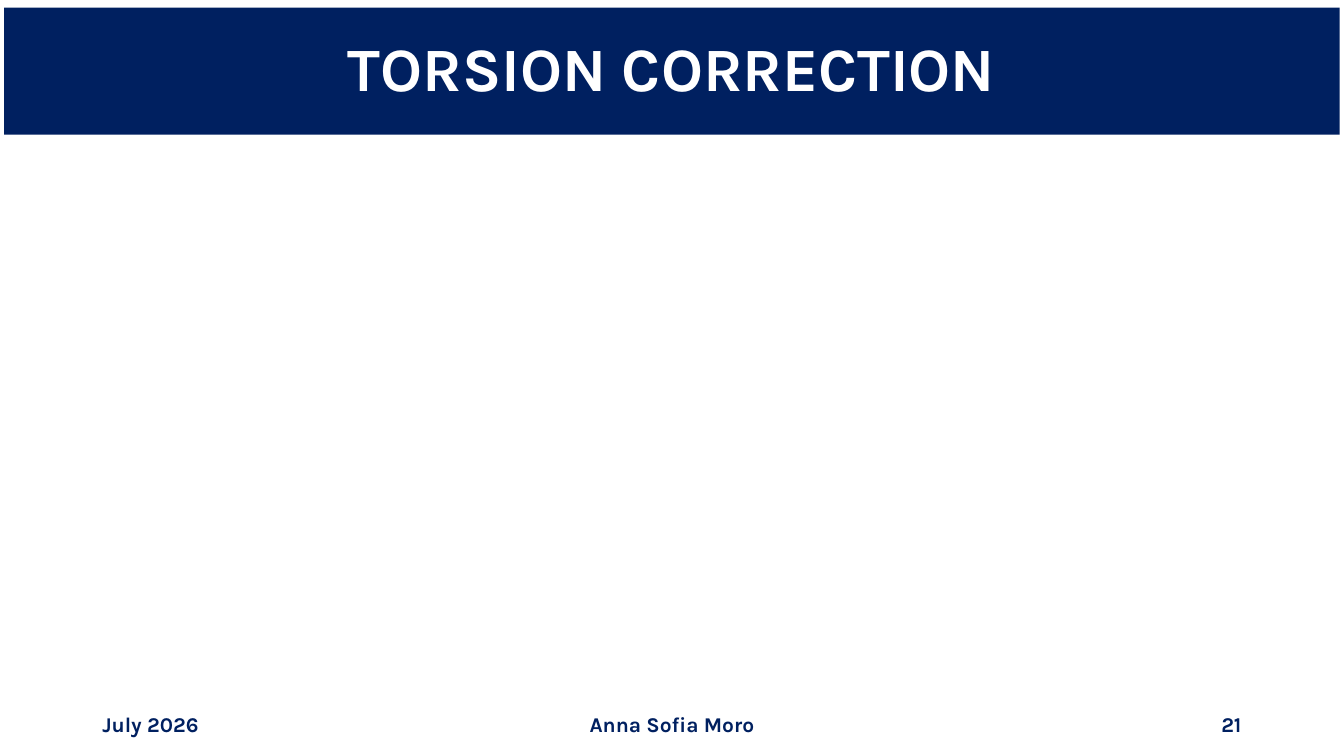
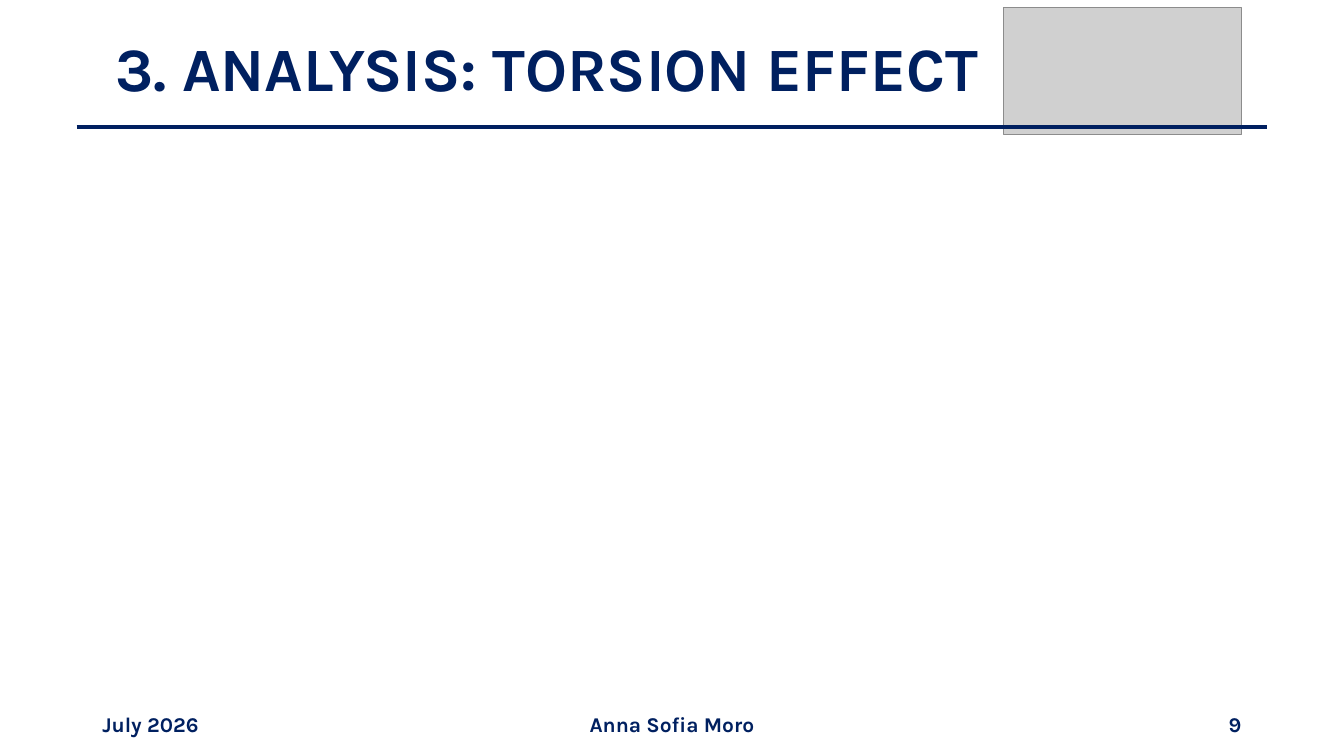
Before and after one commit to annaasofia/tesi, a slide deck: slide 9 of slides/week4.pptx (slide 21 before the commit). Drawn at 1344x756 pixels with LibreOffice and Linux fonts; fonts in the diff are those of the drawing; grey boxes stand for pictures. Boxes give left, top, right and bottom in pixels: in the first picture for what was removed or moved away, otherwise in the second. Text is boxed around its words. In the diff, an @@ line names an element or a change of style, - is before the commit and + after.

```diff
--- a/slides/week4.pptx
+++ b/slides/week4.pptx
@@ title "3. ANALYSIS: TORSION EFFECT": place and size @@
-title "3. ANALYSIS: TORSION EFFECT" at (4, 8, 1340, 135)
+title "3. ANALYSIS: TORSION EFFECT" at (115, 50, 978, 92)
@@ title "3. ANALYSIS: TORSION EFFECT" at (115, 50, 978, 92): fill #002060 to none @@
@@ picture added at (1004, 8, 1242, 135) @@
@@ title at (115, 50, 978, 92): text changed; text colour #FFFFFF to #002060 @@
-TORSION CORRECTION
+3. ANALYSIS: TORSION EFFECT
@@ line added from (77, 127) to (1267, 127), #002060 3 pt @@
@@ page number at (1229, 718, 1242, 733): text changed @@
-21
+9
```
Also in this commit, not shown: 18 other slides changed, 6 slides added, 6 slides removed, 2 other files.
